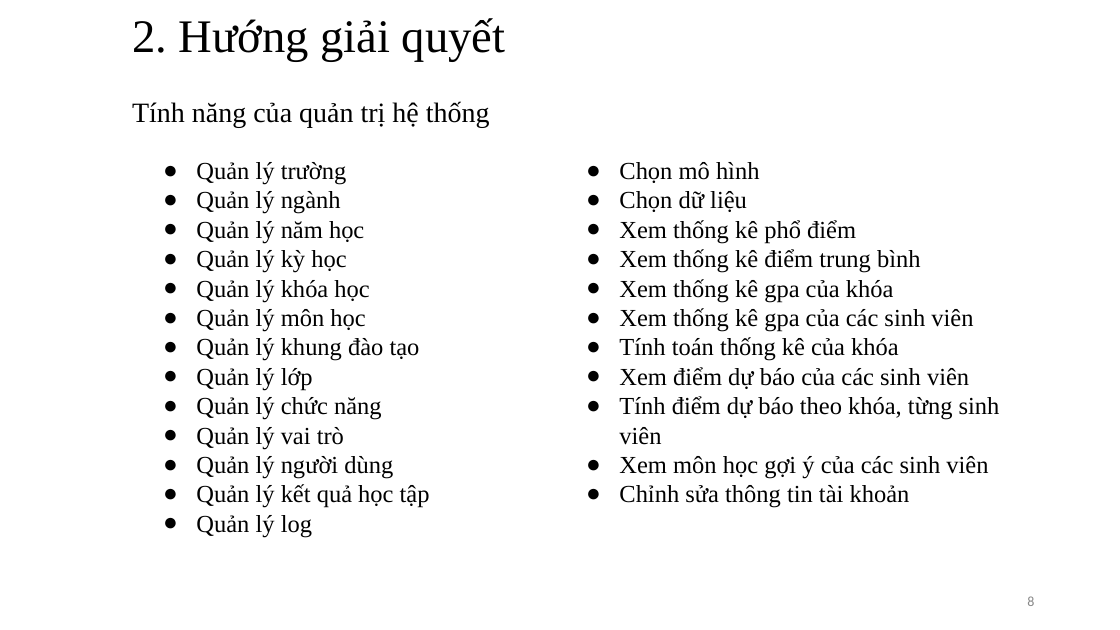
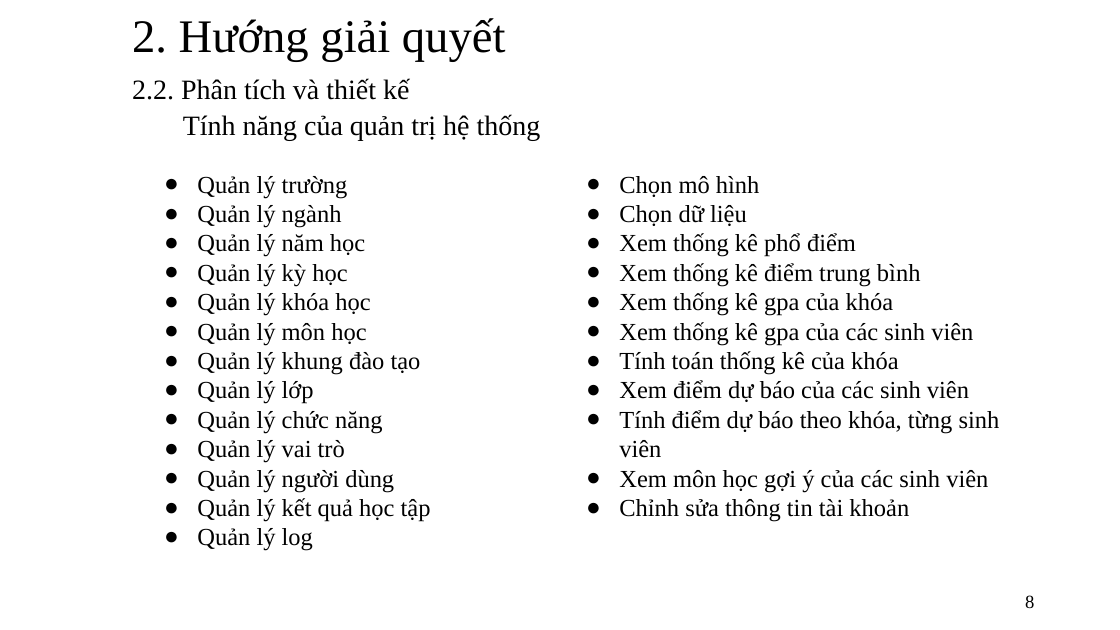
Before and after one commit to trunganhvu/Do_An_Docx, a slide deck: slide 8 of Khóa luận tốt nghiệp .pptx. Drawn at 1120x630 pixels with LibreOffice and Linux fonts; fonts in the diff are those of the drawing. Boxes give left, top, right and bottom in pixels: in the first picture for what was removed or moved away, otherwise in the second. Text is boxed around its words. In the diff, an @@ line names an element or a change of style, - is before the commit and + after.

```diff
--- a/Khóa luận tốt nghiệp .pptx
+++ b/Khóa luận tốt nghiệp .pptx
@@ text added at (x1=132, y1=78, x2=409, y2=100), 24 pt, text #000000 @@
+2.2. Phân tích và thiết kế
@@ subtitle "Tính năng của quản trị ..." moved from (x1=132, y1=101, x2=490, y2=128) to (x1=183, y1=114, x2=541, y2=141) @@
@@ text "Quản lý trường" moved from (x1=196, y1=162, x2=430, y2=537) to (x1=197, y1=176, x2=431, y2=551) @@
@@ text "Chọn mô hình" moved from (x1=619, y1=162, x2=1000, y2=508) to (x1=619, y1=176, x2=1000, y2=522) @@
@@ page number at (x1=1025, y1=595, x2=1034, y2=609): size 12 to 16 pt, font Calibri to Times New Roman, text colour #888888 to #000000 @@
```
Also in this commit, not shown: 11 other slides changed.
